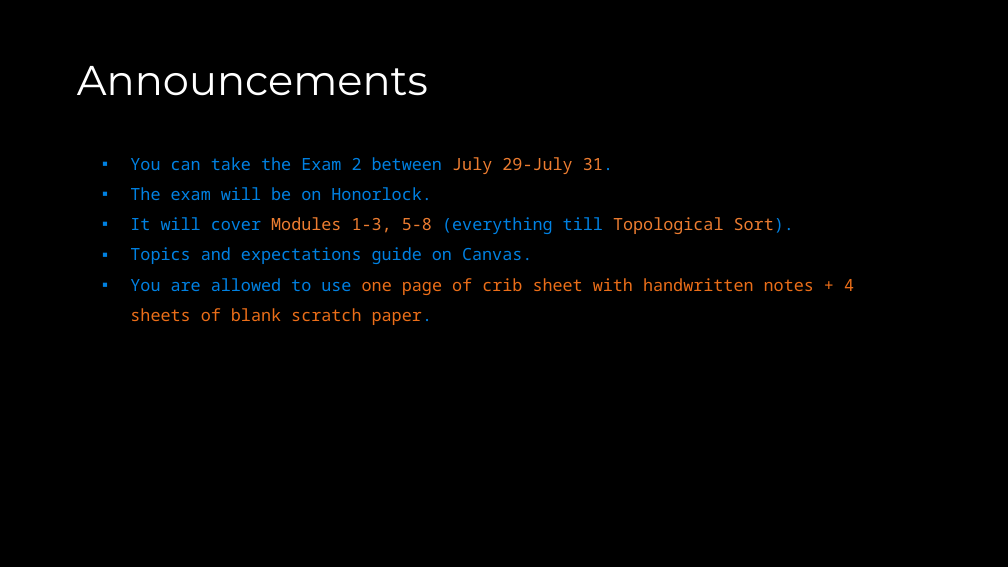
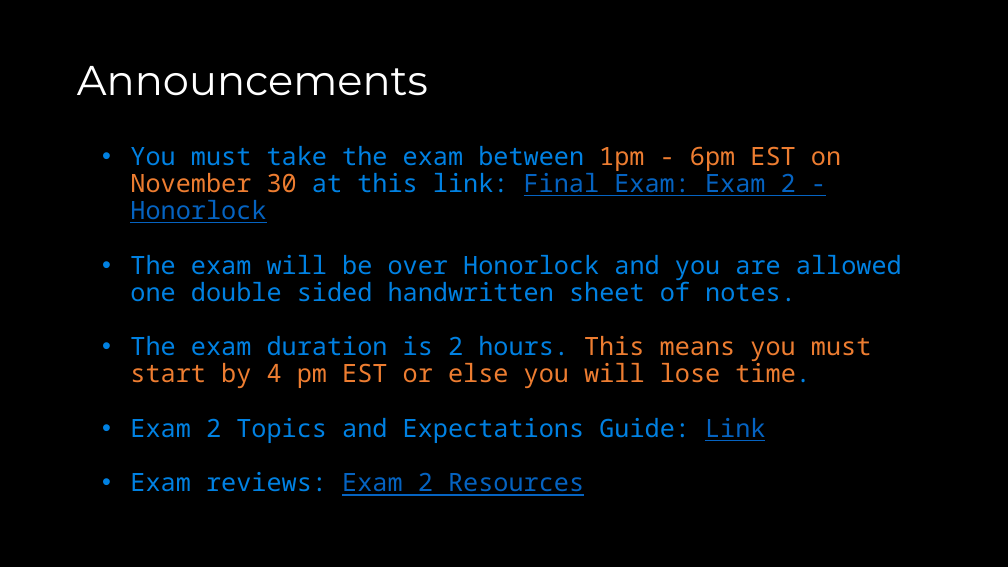
Before and after one commit to COP3530/Instructional-Content, a slide deck: slide 3 of Slides/Slides-PPT/Exam 2 - Review A.pptx. Drawn at 1008x567 pixels with LibreOffice and Linux fonts; fonts in the diff are those of the drawing. Boxes give left, top, right and bottom in pixels: in the first picture for what was removed or moved away, otherwise in the second. Text is boxed around its words. In the diff, an @@ line names an element or a change of style, - is before the commit and + after.

Commit message:
exam review updated for fall 2023

```diff
--- a/Slides/Slides-PPT/Exam 2 - Review A.pptx
+++ b/Slides/Slides-PPT/Exam 2 - Review A.pptx
@@ text at (130, 146, 902, 496): text changed; size 16 to 24 pt @@
-▪ You can take the Exam 2 between July 29-July 31.
-▪ The exam will be on Honorlock.
-▪ It will cover Modules 1-3, 5-8 (everything till Topological Sort).
-▪ Topics and expectations guide on Canvas.
-▪ You are allowed to use one page of crib sheet with handwritten notes + 4 sheets of blank scratch paper.
+• You must take the exam between 1pm - 6pm EST on November 30 at this link: Final Exam: Exam 2 - Honorlock
+• The exam will be over Honorlock and you are allowed one double sided handwritten sheet of notes.
+• The exam duration is 2 hours. This means you must start by 4 pm EST or else you will lose time.
+• Exam 2 Topics and Expectations Guide: Link
+• Exam reviews: Exam 2 Resources
```
Also in this commit, not shown: 21 other slides changed, 3 slides removed, 1 other file.
